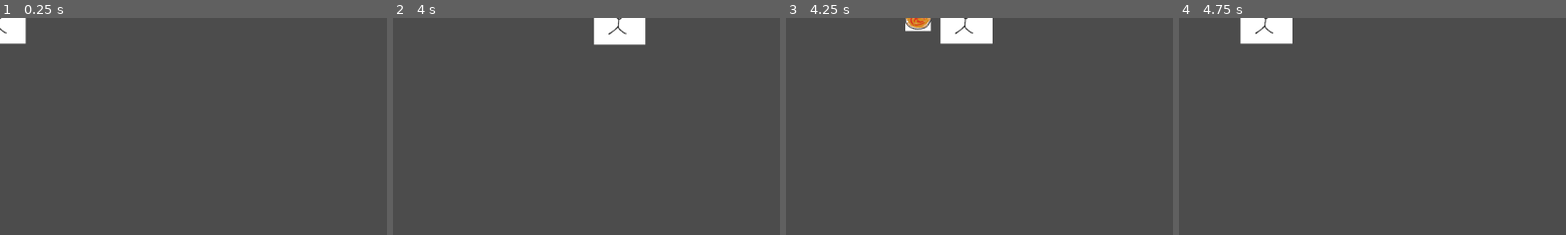
Above: before the commit, frames 1-4 (left to right).
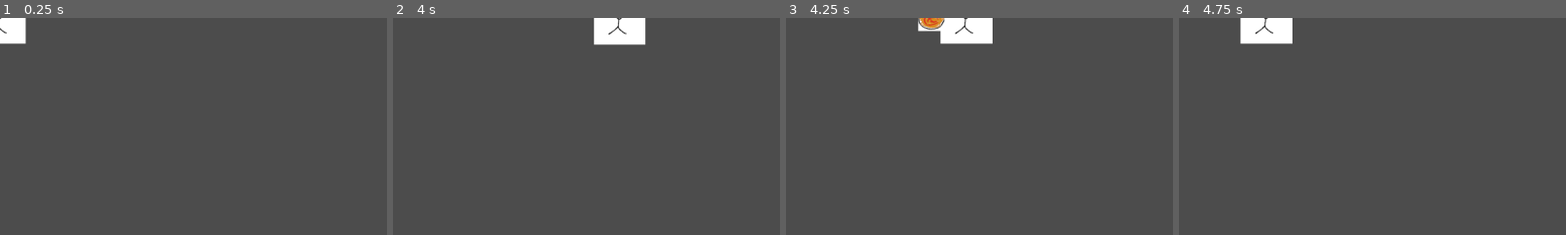
Above: after the commit, the same moments.

Repository: m-at-FNSPE/fitgamejam-team10
Game: Godot game, scene res://Game.tscn
The game is run twice, just before and just after one commit, with the same random seed, the same clock (stepped at 60 frames per second) and the same inputs.
Inputs:
- Up to frame 1 (0.25 s): no input
- Up to frame 2 (4 s): tap Enter at 0.5 s; hold D (movement_right) 0.53-1.28 s; hold S (movement_down) 1.28-2.03 s; hold D (movement_right) 2.03-2.78 s; hold W (movement_up) 2.78-3.53 s; hold A (movement_left) from 3.53 s (still down)
- Up to frame 3 (4.25 s): keep holding A (movement_left); tap Keypad 0 (debug_action) at 4.15 s
- Up to frame 4 (4.75 s): keep holding A (movement_left)
The pictures show only the part of the screen within x 0-50%, y 0-50%; the shares and areas given below are measured in that part.

Frames 1-2 are identical in both runs. In frame 3, 0.5% of the frame differs, in the area x 30-42%, y 0-7%; in frame 4, nothing differs.

Commit message:
fix projectile slowing down with lower fps

Diff:
--- a/Player.gd
+++ b/Player.gd
@@ -32,7 +32,7 @@
 	if Input.is_action_just_pressed("debug_action"):
 		var projectile = ProjectileScene.instance()
 		projectile.position = Vector2.ZERO
-		projectile.velocity = 30
+		projectile.velocity = 1300
 		projectile.direction = input.angle()
 		add_child(projectile)
 
@@ -42,5 +42,4 @@
 		velocity -= velocity.normalized() * decay
 	else:
 		velocity = Vector2.ZERO
-
 	position += velocity * delta
--- a/Projectile.gd
+++ b/Projectile.gd
@@ -15,7 +15,7 @@
 
 # Called every frame. 'delta' is the elapsed time since the previous frame.
 func _process(delta):
-	position += Vector2.RIGHT.rotated(direction) * velocity
+	position += Vector2.RIGHT.rotated(direction) * velocity * delta
 
 func _on_VisibilityNotifier2D_screen_exited():
 	queue_free()
